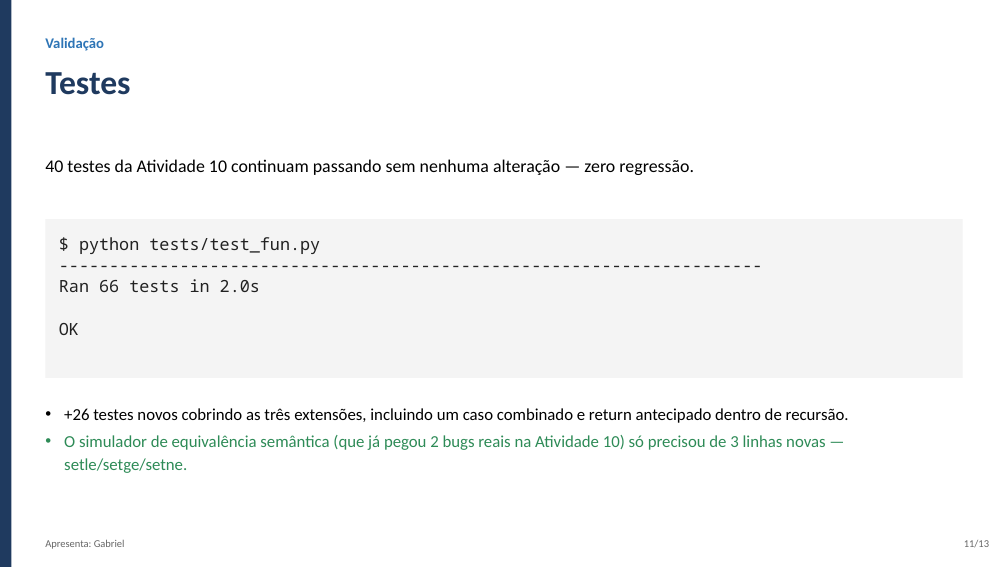
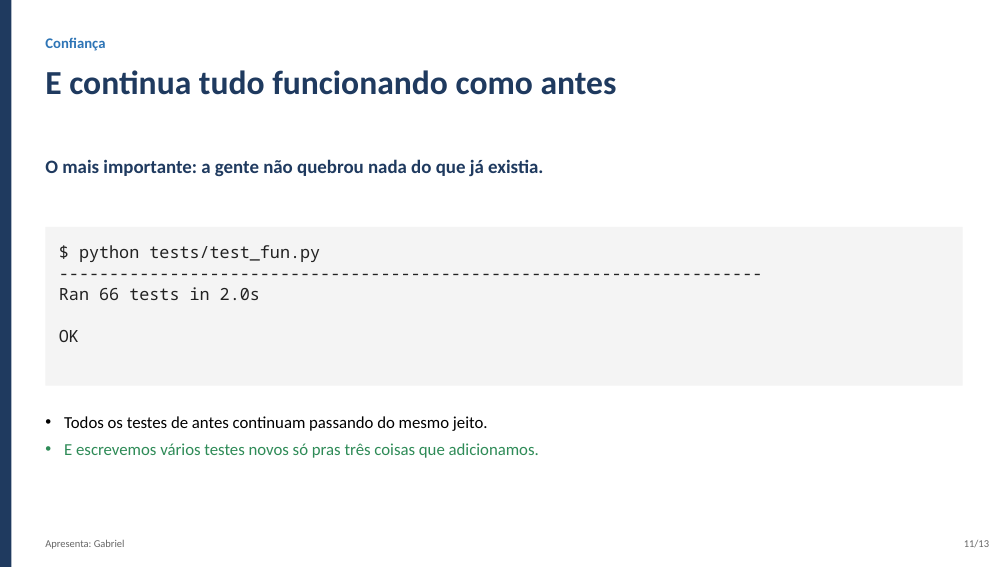
Before and after one commit to gabrielbribeiroo/CompilerConstruction_UFPB, a slide deck: slide 11 of apresentacao-projeto-final/apresentacao.pptx. Drawn at 1008x567 pixels with LibreOffice and Linux fonts; fonts in the diff are those of the drawing. Boxes give left, top, right and bottom in pixels: in the first picture for what was removed or moved away, otherwise in the second. Text is boxed around its words. In the diff, an @@ line names an element or a change of style, - is before the commit and + after.

Commit message:
docs(projeto-final): deixa o roteiro mais humano e focado nas extensoes
Reescreve as falas do roteiro num tom de conversa, sem jargao tecnico
sem explicacao, e ajusta os slides pra combinar (menos codigo/BNF,
mais exemplos do tipo "antes e depois" mostrando o que cada extensao
muda na pratica).

```diff
--- a/apresentacao-projeto-final/apresentacao.pptx
+++ b/apresentacao-projeto-final/apresentacao.pptx
@@ text at box(45, 37, 105, 51): text changed @@
-Validação
+Confiança
@@ text at box(45, 70, 617, 95): text changed @@
-Testes
+E continua tudo funcionando como antes
@@ text at box(45, 159, 543, 176): text changed; size 17 to 18 pt; text colour #000000 to #1F3A5F; bold on @@
-40 testes da Atividade 10 continuam passando sem nenhuma alteração — zero regressão.
+O mais importante: a gente não quebrou nada do que já existia.
@@ rectangle: place and size @@
-rectangle at box(45, 219, 963, 378)
+rectangle at box(45, 227, 963, 386)
@@ text "$ python tests/test_fun.py": place and size @@
-text "$ python tests/test_fun.py" at box(59, 237, 320, 335)
+text "$ python tests/test_fun.py" at box(59, 245, 320, 342)
@@ text at box(64, 416, 539, 458): text changed @@
-• +26 testes novos cobrindo as três extensões, incluindo um caso combinado e return antecipado dentro de recursão.
-• O simulador de equivalência semântica (que já pegou 2 bugs reais na Atividade 10) só precisou de 3 linhas novas — setle/setge/setne.
+• Todos os testes de antes continuam passando do mesmo jeito.
+• E escrevemos vários testes novos só pras três coisas que adicionamos.
```
Also in this commit, not shown: 5 other slides changed, 5 slides added, 5 slides removed, 2 other files.
